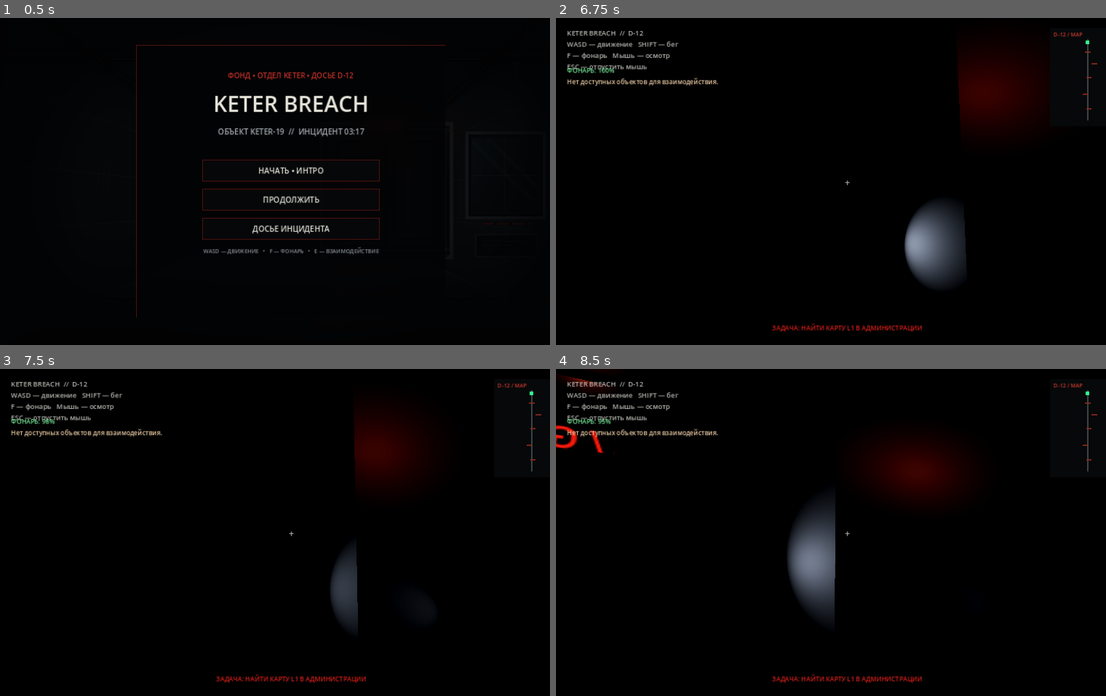
Above: before the commit, frames 1-4 (two rows, left to right).
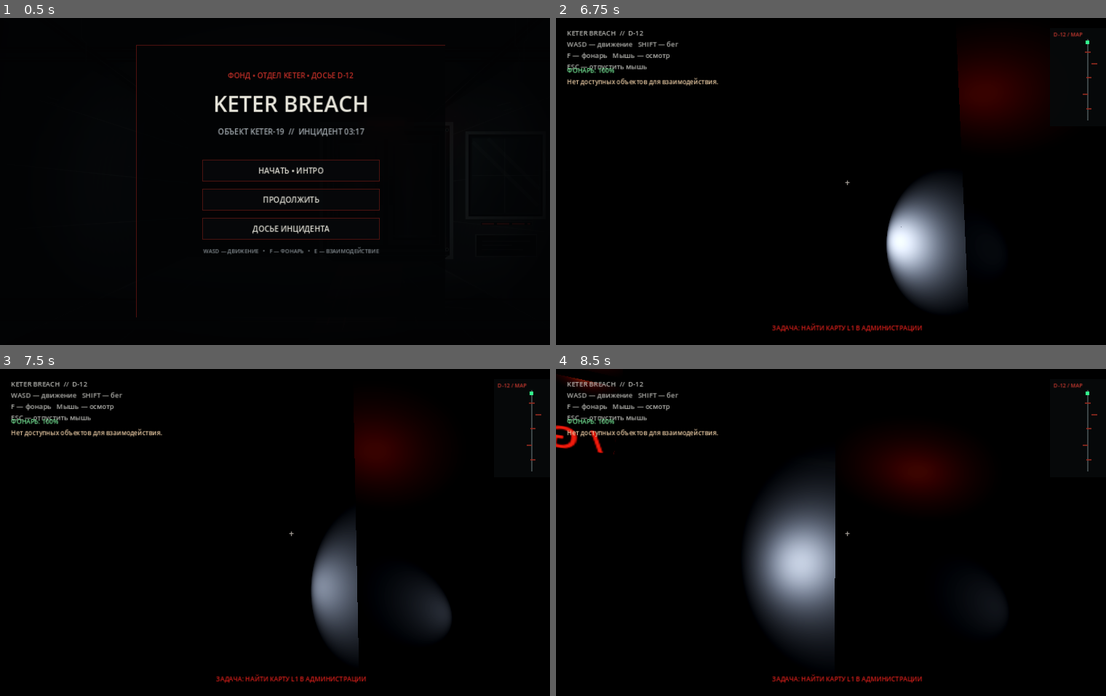
Above: after the commit, the same moments.

Repository: Keter-Breach/keter-breach.ru
Game: Godot game, scene res://scenes/main.tscn
Two runs of this game, one before a commit and one after it. Both use one fixed random seed, a clock stepped at 60 frames per second and the inputs below.
Inputs (mouse positions are in pixels of both pictures, inside the frame that each line leads up to):
- Up to frame 1 (0.5 s): no input
- Up to frame 2 (6.75 s): click "НАЧАТЬ • ИНТРО" at 0.5 s; click "ДАЛЕЕ →" at 1.25 s; click "ПРОПУСТИТЬ ИНТРО" at 2 s; tap Enter at 2.75, 4.35, 6.5 s; move the mouse to (974, 165) at 2.77 s; hold D (move_right) 2.78-3.53 s; hold Shift (sprint) 2.78-3.53 s; click (974, 165) at 2.92 s; tap Space at 3.02, 3.77, 5.27, 5.75, 6.02 s; move the mouse to (732, 197) at 3.52 s; hold S (move_back) 3.53-4.28 s; tap F (toggle_flashlight) at 3.6, 6.6 s; move the mouse to (864, 174) at 4.27 s; hold W (move_forward) from 4.28 s (still down); move the mouse to (842, 188) at 5.02 s; tap E at 5.1 s; move the mouse to (891, 184) at 5.77 s; hold Shift (sprint) 5.78-6.53 s; move the mouse to (803, 178) at 6.52 s
- Up to frame 3 (7.5 s): keep holding W (move_forward); tap Space at 6.77, 7.25 s; move the mouse to (297, 532) at 7.27 s; tap Enter at 7.35 s
- Up to frame 4 (8.5 s): tap Enter at 8 s; move the mouse to (825, 525) at 8.02 s; release W (move_forward) at 8.03 s; hold D (move_right) from 8.03 s (still down); tap E at 8.1 s; tap Space at 8.27 s

Frame 1 is identical in both runs. In frame 2, 4.7% of the frame differs, in the area x 60-75%, y 49-89%; in frame 3, 3.2%; in frame 4, 7.1%, in the area x 7-51%, y 15-86%.

Commit message:
Slow flashlight battery drain and improve beam visibility

Diff:
--- a/godot-prototype/scripts/player.gd
+++ b/godot-prototype/scripts/player.gd
@@ -8,7 +8,7 @@
 var camera: Camera3D
 var flashlight: SpotLight3D
 var flashlight_charge: float = 100.0
-var flashlight_drain_rate: float = 2.8
+var flashlight_drain_rate: float = 0.16
 
 func _ready() -> void:
 	Input.mouse_mode = Input.MOUSE_MODE_CAPTURED
@@ -21,10 +21,11 @@
 	flashlight.name = "PlayerFlashlight"
 	flashlight.position = Vector3(0.18, -0.12, -0.25)
 	flashlight.light_color = Color(0.82, 0.88, 1.0)
-	flashlight.light_energy = 2.8
-	flashlight.spot_range = 20.0
-	flashlight.spot_angle = 32.0
+	flashlight.light_energy = 5.2
+	flashlight.spot_range = 28.0
+	flashlight.spot_angle = 44.0
 	flashlight.shadow_enabled = true
+	flashlight.shadow_bias = 0.08
 	camera.add_child(flashlight)
 	_add_action("move_forward", KEY_W)
 	_add_action("move_back", KEY_S)
